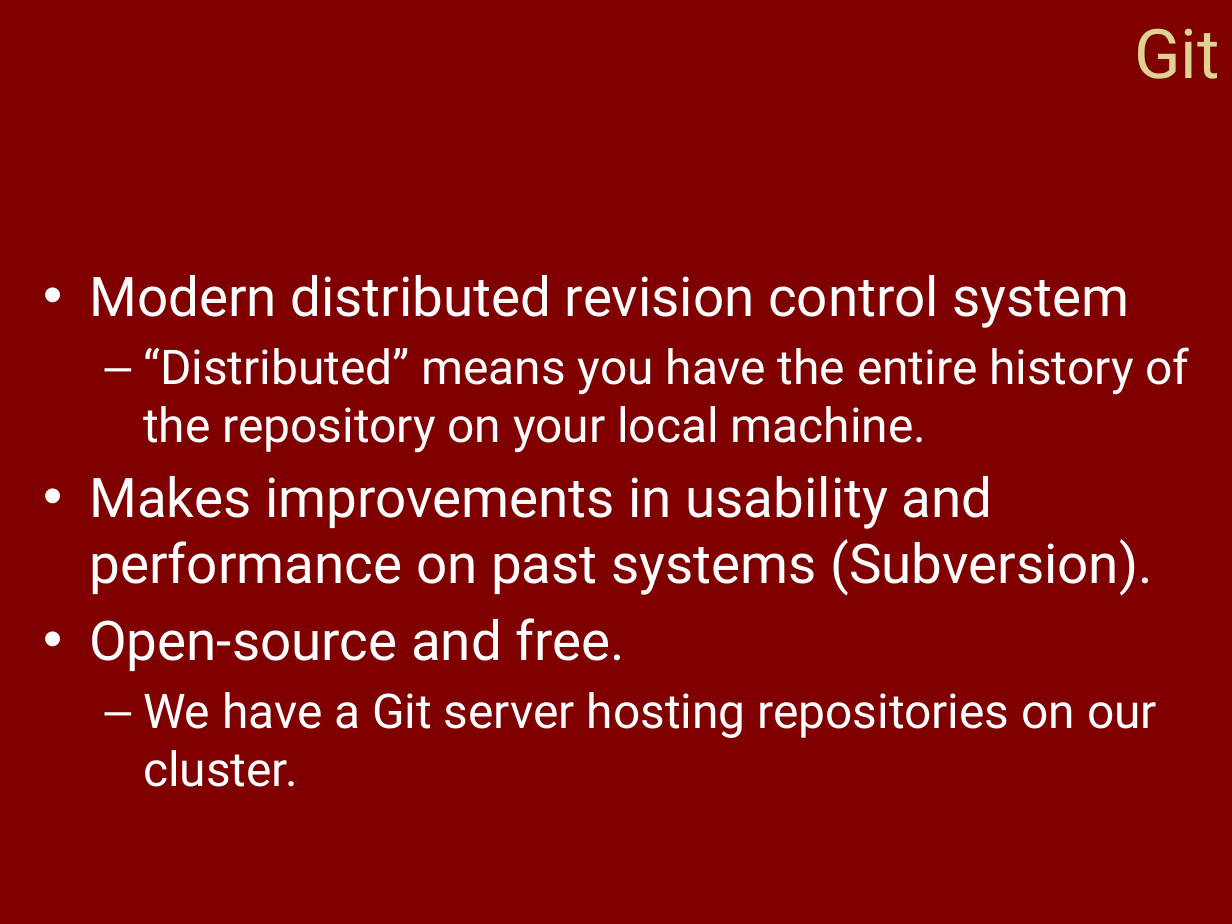
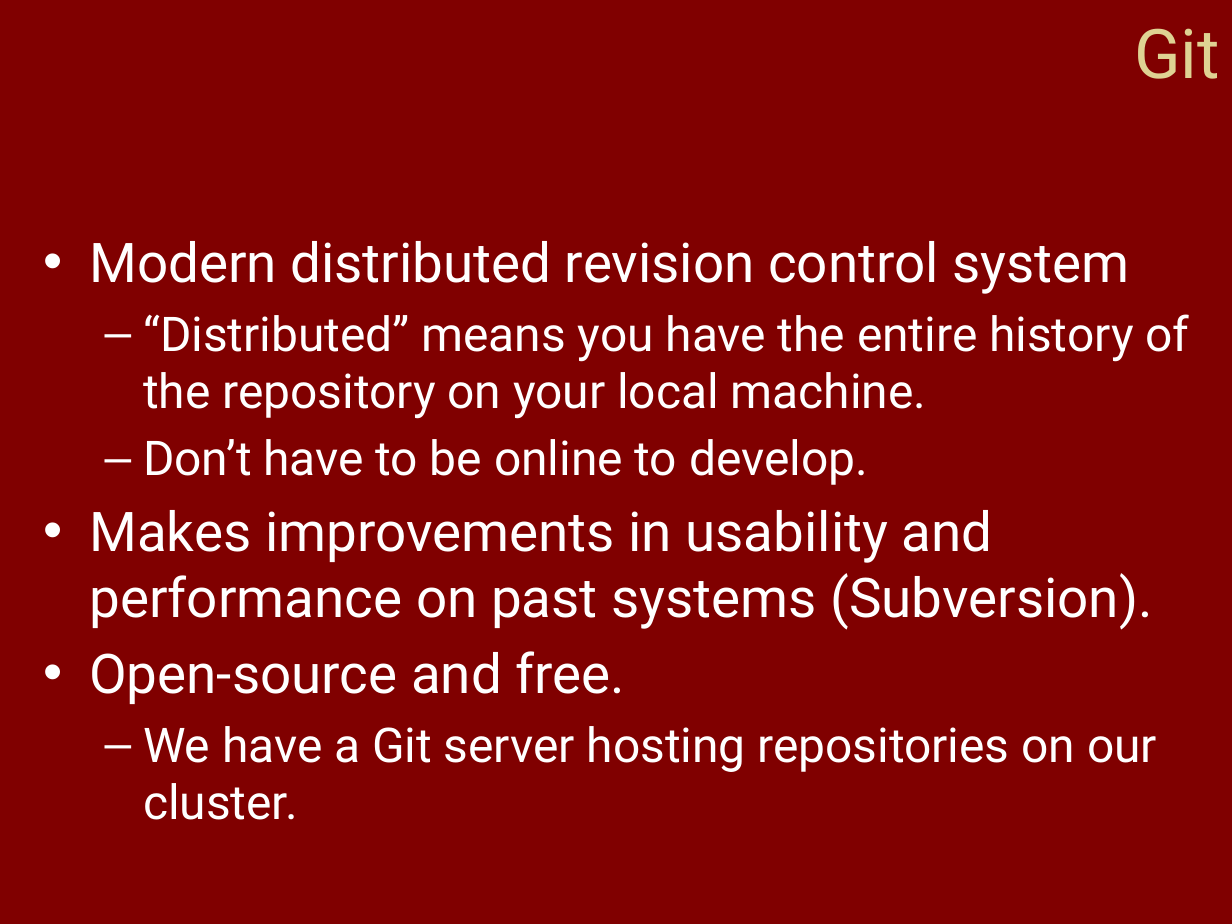
Before and after one commit to QBRC/GithubDemo, a slide deck: slide 8 of Git & Github.pptx. Drawn at 1232x924 pixels with LibreOffice and Linux fonts; fonts in the diff are those of the drawing; background and template pictures are left out. Boxes give left, top, right and bottom in pixels: in the first picture for what was removed or moved away, otherwise in the second. Text is boxed around its words. In the diff, an @@ line names an element or a change of style, - is before the commit and + after.

```diff
--- a/Git & Github.pptx
+++ b/Git & Github.pptx
@@ text at (x1=143, y1=439, x2=868, y2=485): paragraph added @@
+  – Don’t have to be online to develop.
```
Also in this commit, not shown: 4 other slides changed, 1 slide added.
